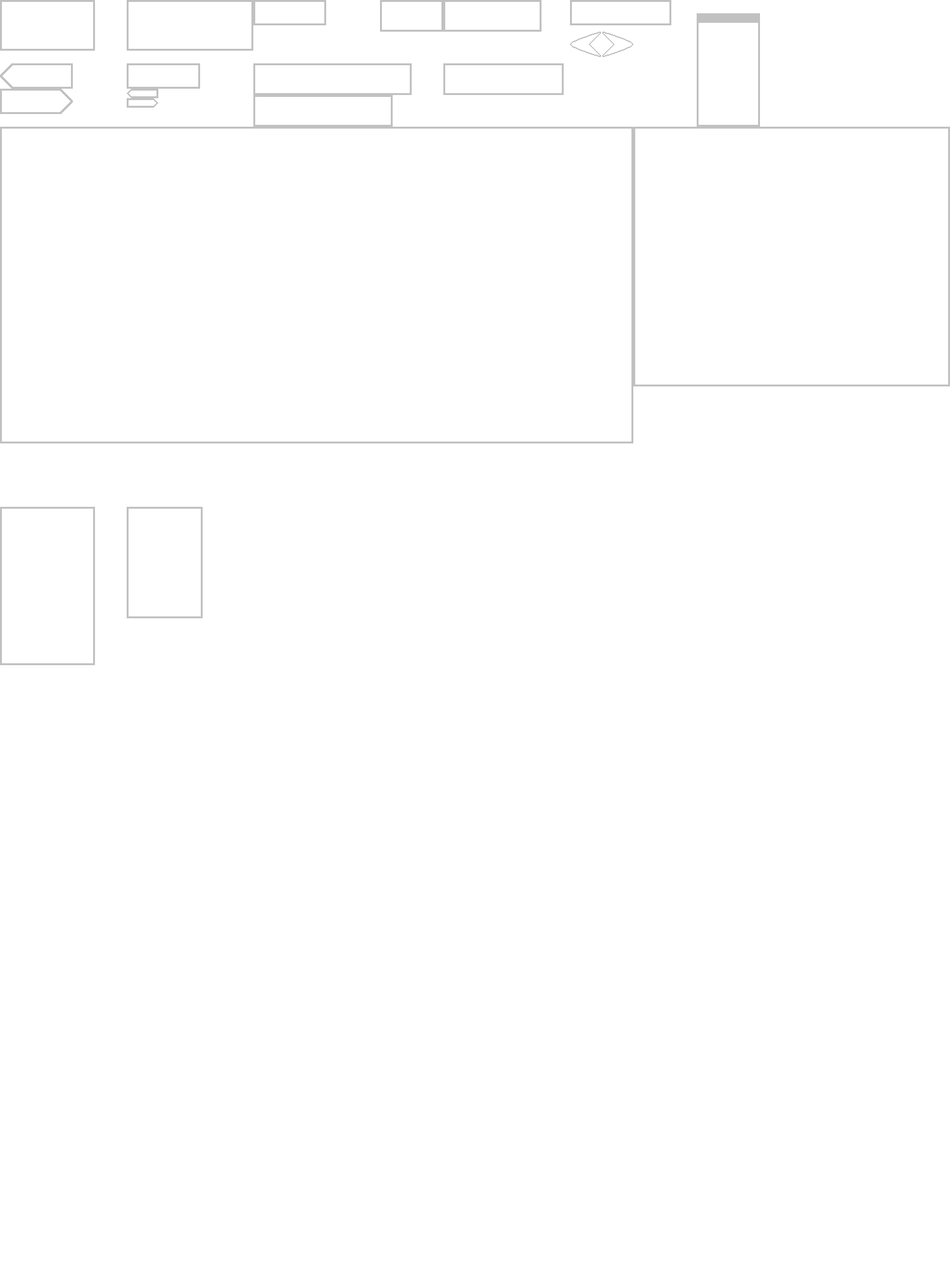
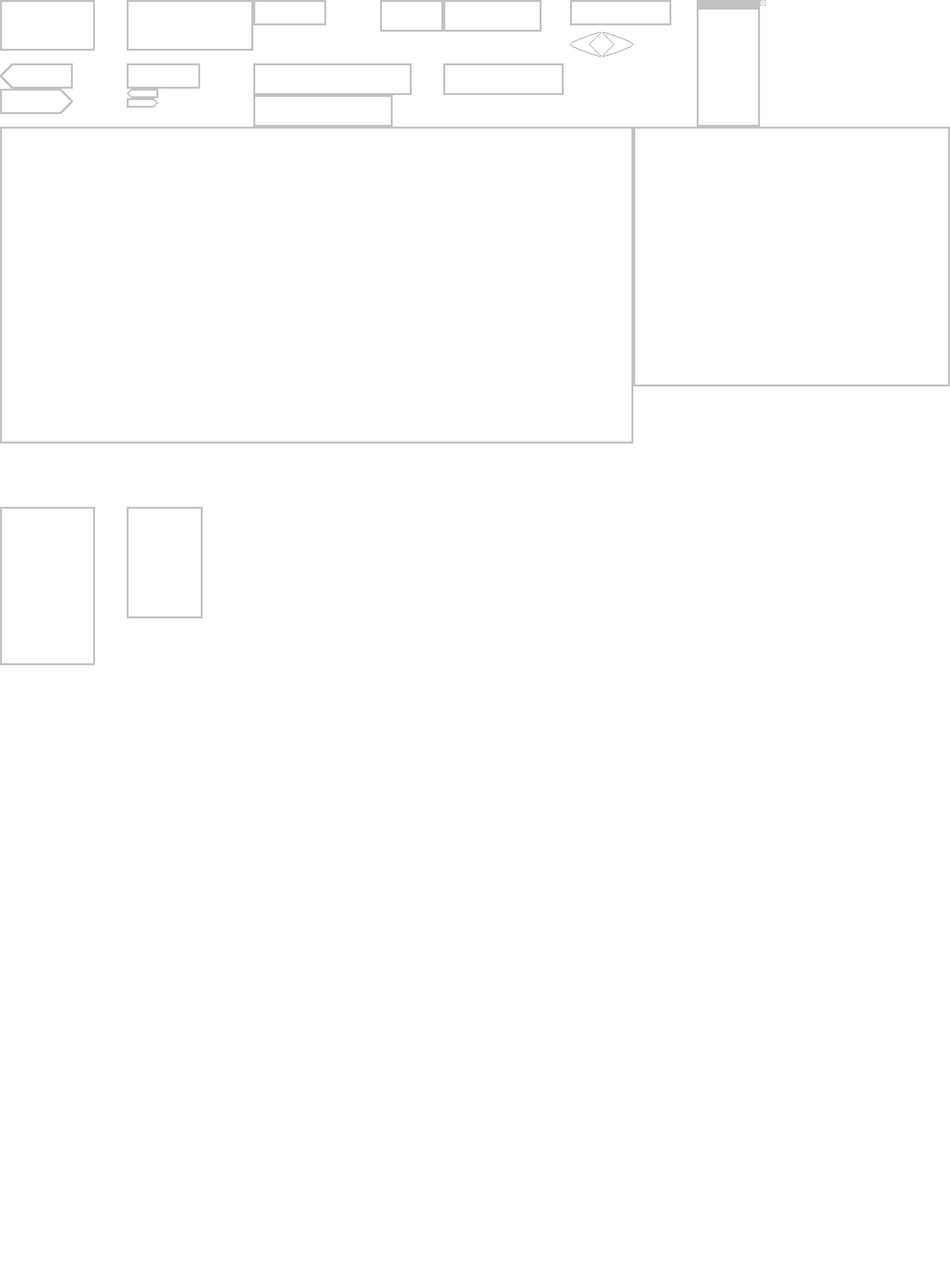
Comparing the layer stacks of the two 950px x 1267px images. Changes:
painted on "Background" over [696, 0, 766, 23]
